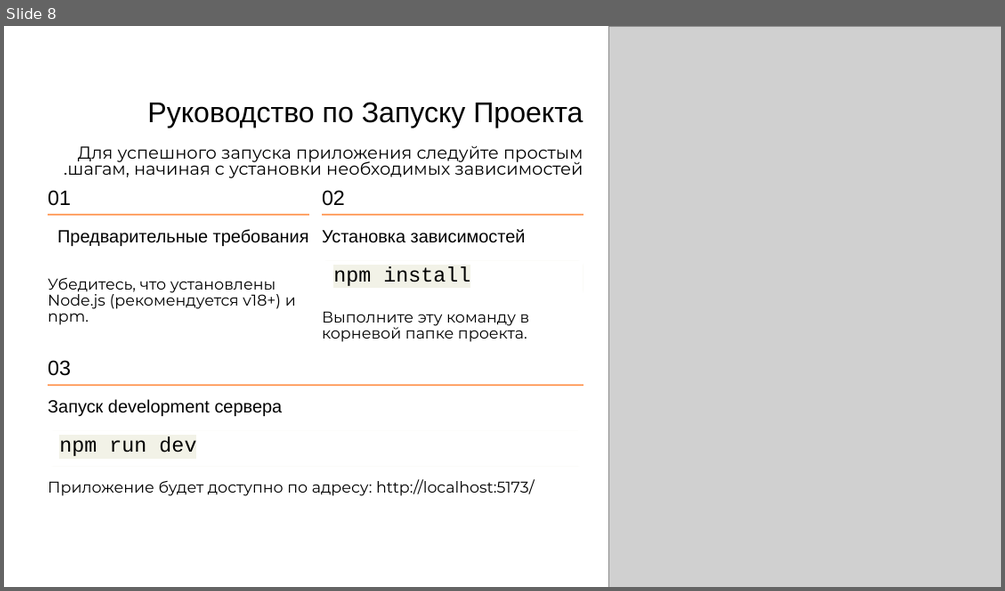
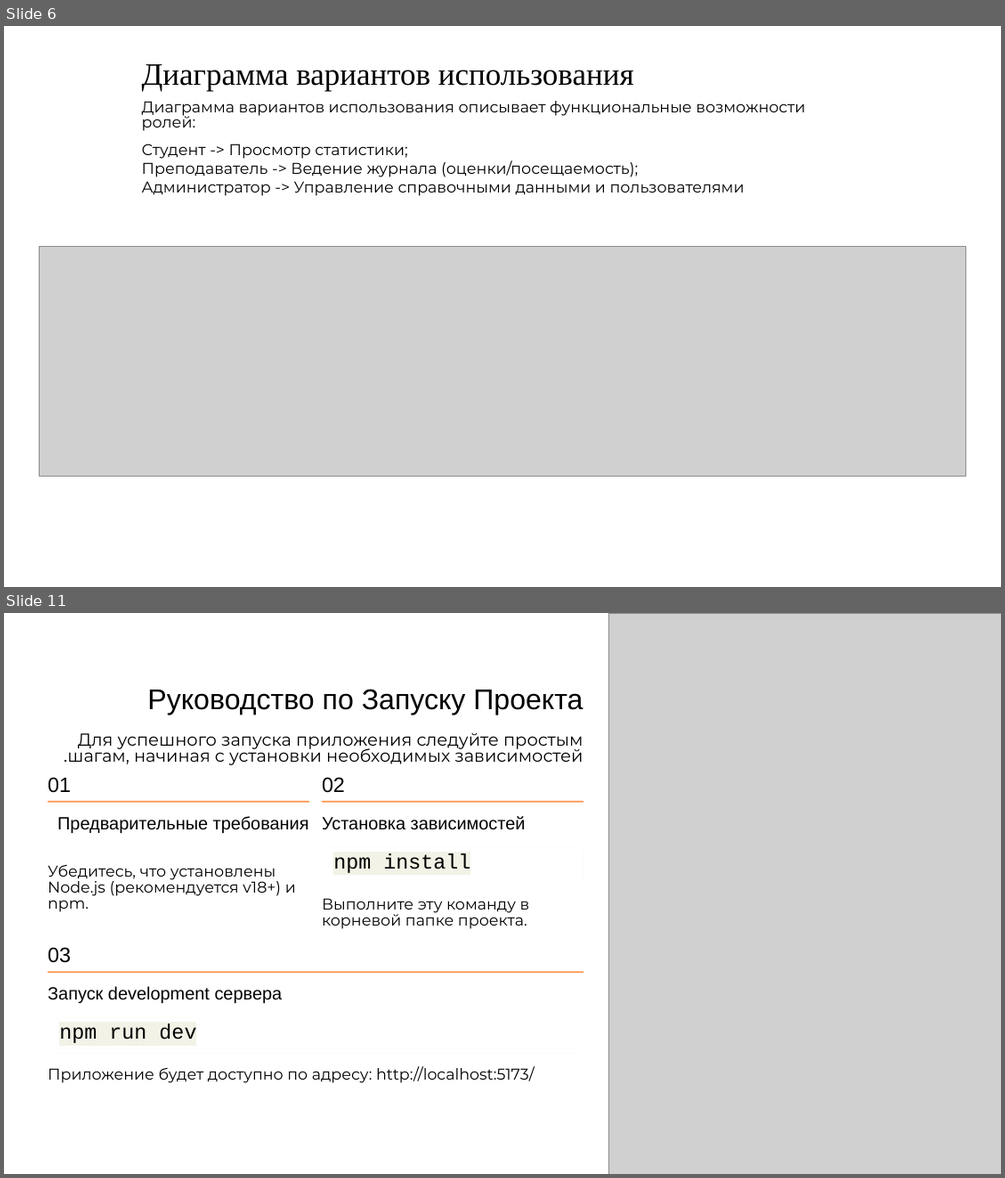
Before and after one commit to tiodio324/ClassSchedule-13, a slide deck: 492 ВКР Смирнов Никита.pptx. Shown one above the other, each under a label of ours: slide 8 before the commit, slides 6 and 11 after it; the slides between them are not shown. The pictures are 1005x591 and 1005x1178 pixels, drawn with LibreOffice and Linux fonts; fonts in the diff are those of the drawing; grey boxes stand for pictures. Boxes give left, top, right and bottom in pixels: in the first picture for what was removed or moved away, otherwise in the second. Text is boxed around its words. In the diff, an @@ line names an element or a change of style, - is before the commit and + after.

Commit message:
ВКР на 100% (добавление диаграмм в презентацию)

```diff
--- a/492 ВКР Смирнов Никита.pptx
+++ b/492 ВКР Смирнов Никита.pptx
@@ slide 6 added at box(4, 26, 1001, 587), background #FFFFFF @@
@@ text added at box(142, 64, 634, 91), 36 pt, text #000000 @@
+Диаграмма вариантов использования
@@ text added at box(142, 101, 805, 196), 18 pt, text #000000 @@
+Диаграмма вариантов использования описывает функциональные возможности ролей:
+Студент -> Просмотр статистики;
+Преподаватель -> Ведение журнала (оценки/посещаемость);
+Администратор -> Управление справочными данными и пользователями
@@ picture added at box(40, 247, 966, 475) @@
@@ what was slide 8 is now slide 11 @@
```
Also in this commit, not shown: 7 slides changed, 3 other slides added, 2 slides removed, 1 other file.
